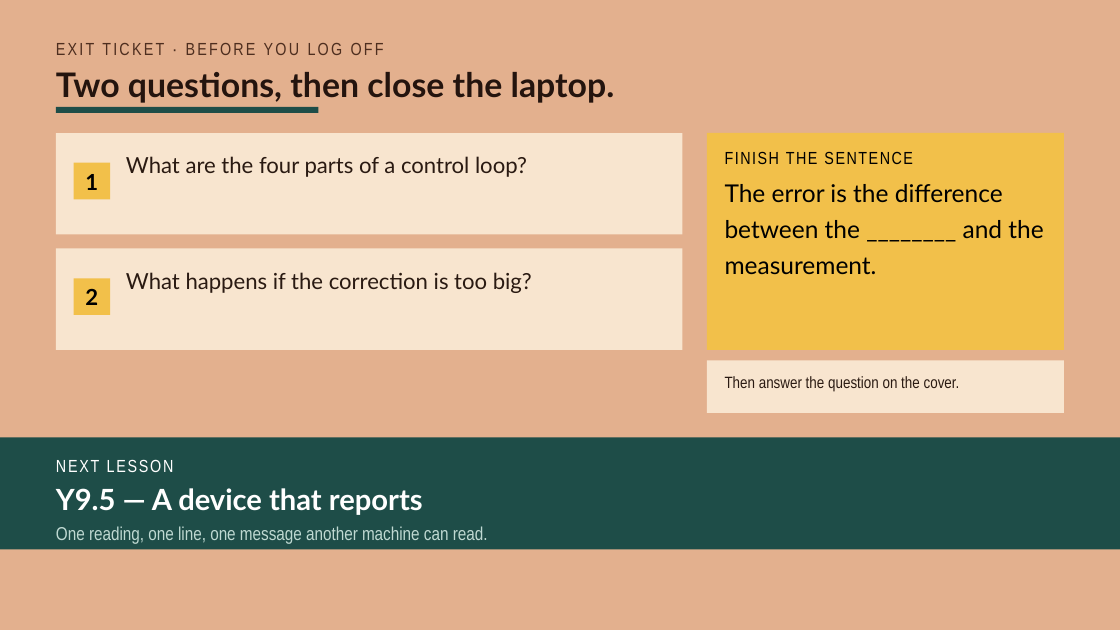
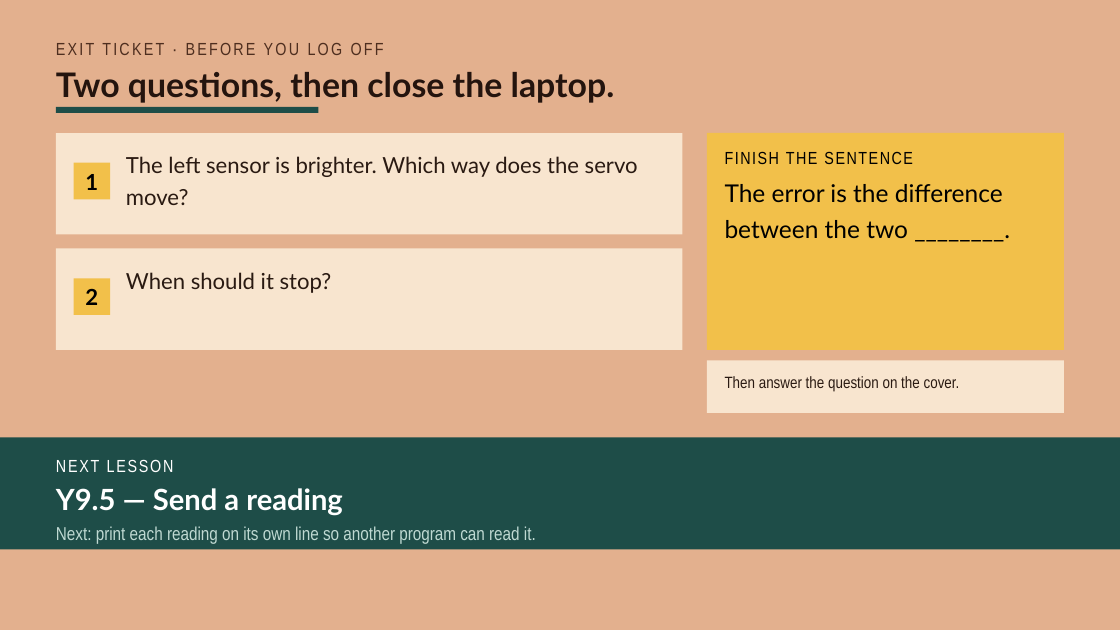
Before and after one commit to beatsaway/luacslides, a slide deck: slide 12 of v2027/Y9-4-A-system-that-corrects-itself.pptx. Drawn at 1120x630 pixels with LibreOffice and Linux fonts; fonts in the diff are those of the drawing. Boxes give left, top, right and bottom in pixels: in the first picture for what was removed or moved away, otherwise in the second. Text is boxed around its words. In the diff, an @@ line names an element or a change of style, - is before the commit and + after.

```diff
--- a/v2027/Y9-4-A-system-that-corrects-itself.pptx
+++ b/v2027/Y9-4-A-system-that-corrects-itself.pptx
@@ text at [126,156,638,205]: text changed @@
-What are the four parts of a control loop?
+The left sensor is brighter. Which way does the servo move?
@@ text at [725,184,1003,239]: text changed @@
-The error is the difference between the ________ and the measurement.
+The error is the difference between the two ________.
@@ text at [126,272,332,293]: text changed @@
-What happens if the correction is too big?
+When should it stop?
@@ text at [56,488,343,516]: text changed @@
-Y9.5 — A device that reports
+Y9.5 — Send a reading
@@ text at [56,526,536,544]: text changed @@
-One reading, one line, one message another machine can read.
+Next: print each reading on its own line so another program can read it.
```
Also in this commit, not shown: 11 other slides changed, 34 other files.
